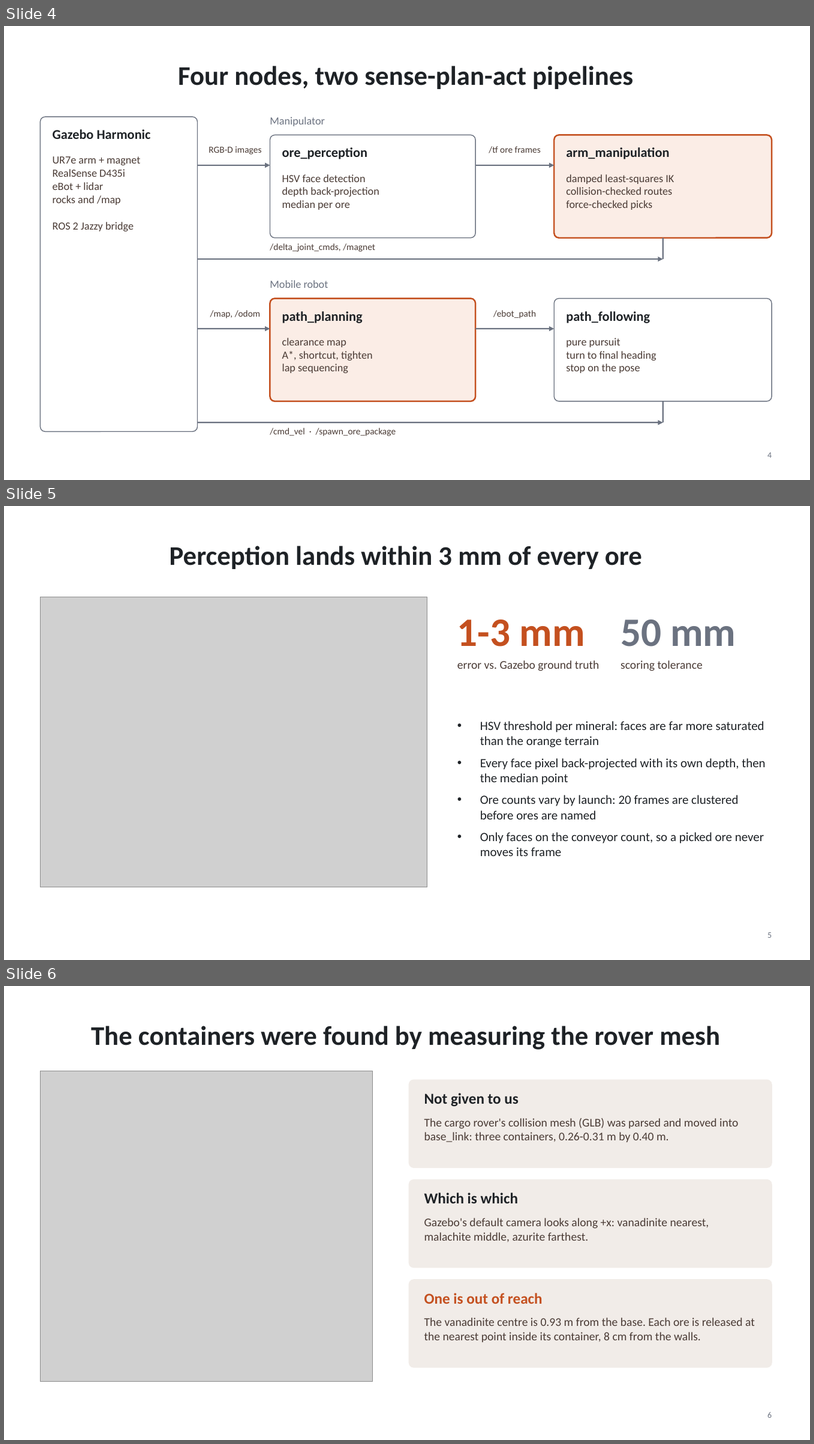
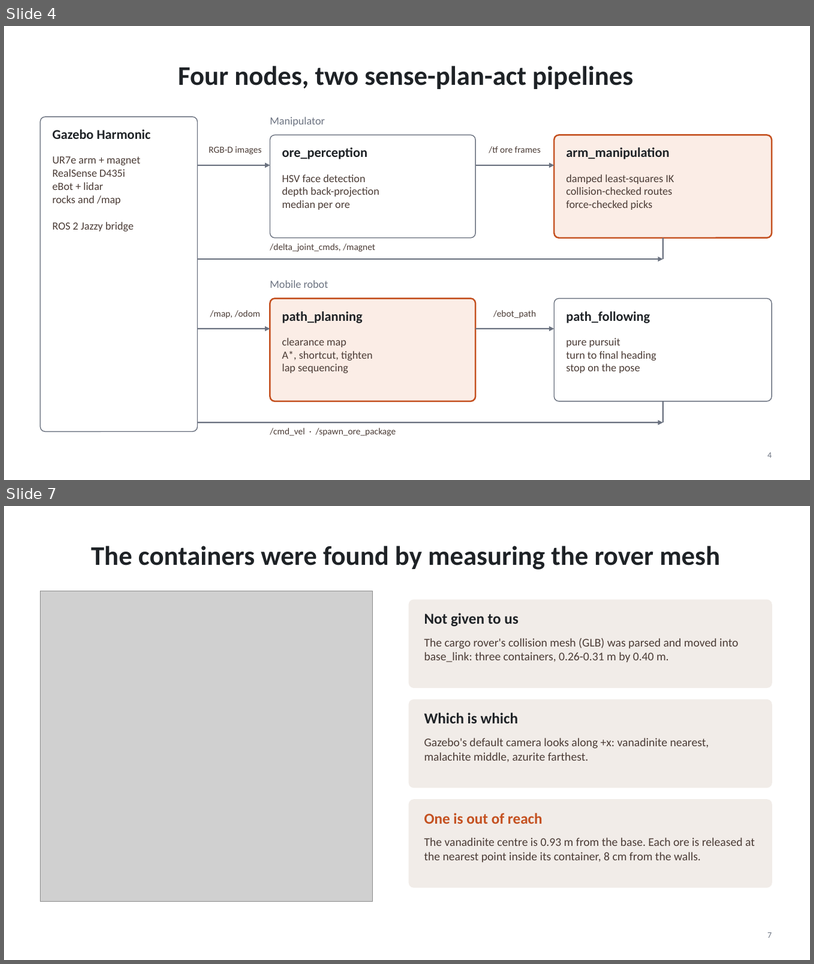
Before and after one commit to saihardhikreddy/strata-cobot, a slide deck: docs/Strata_Cobot_Presentation.pptx. Shown one above the other, each under a label of ours: slides 4, 5 and 6 before the commit, slides 4 and 7 after it; the slides between them are not shown. The pictures are 814x1444 and 814x964 pixels, drawn with LibreOffice and Linux fonts; fonts in the diff are those of the drawing; grey boxes stand for pictures. Boxes give left, top, right and bottom in pixels: in the first picture for what was removed or moved away, otherwise in the second. Text is boxed around its words. In the diff, an @@ line names an element or a change of style, - is before the commit and + after.

```diff
--- a/docs/Strata_Cobot_Presentation.pptx
+++ b/docs/Strata_Cobot_Presentation.pptx
@@ slide 5 removed at (x1=4, y1=506, x2=810, y2=960), background #FFFFFF @@
@@ title removed at (x1=170, y1=546, x2=642, y2=569) @@
-Perception lands within 3 mm of every ore
@@ picture removed at (x1=40, y1=597, x2=428, y2=887) @@
@@ text removed at (x1=458, y1=619, x2=585, y2=646) @@
-1-3 mm
@@ text removed at (x1=621, y1=619, x2=736, y2=646) @@
-50 mm
@@ text removed at (x1=458, y1=660, x2=600, y2=671) @@
-error vs. Gazebo ground truth
@@ text removed at (x1=621, y1=660, x2=703, y2=671) @@
-scoring tolerance
@@ text removed at (x1=480, y1=721, x2=766, y2=856) @@
-• HSV threshold per mineral: faces are far more saturated than the orange terrain
-• Every face pixel back-projected with its own depth, then the median point
-• Ore counts vary by launch: 20 frames are clustered before ores are named
-• Only faces on the conveyor count, so a picked ore never moves its frame
@@ page number removed at (x1=768, y1=932, x2=772, y2=937) @@
-5
@@ what was slide 6 is now slide 7 @@
@@ page number at (x1=768, y1=932, x2=772, y2=937): text changed @@
-6
+7
```
Also in this commit, not shown: 2 slides changed, 2 slides added.
